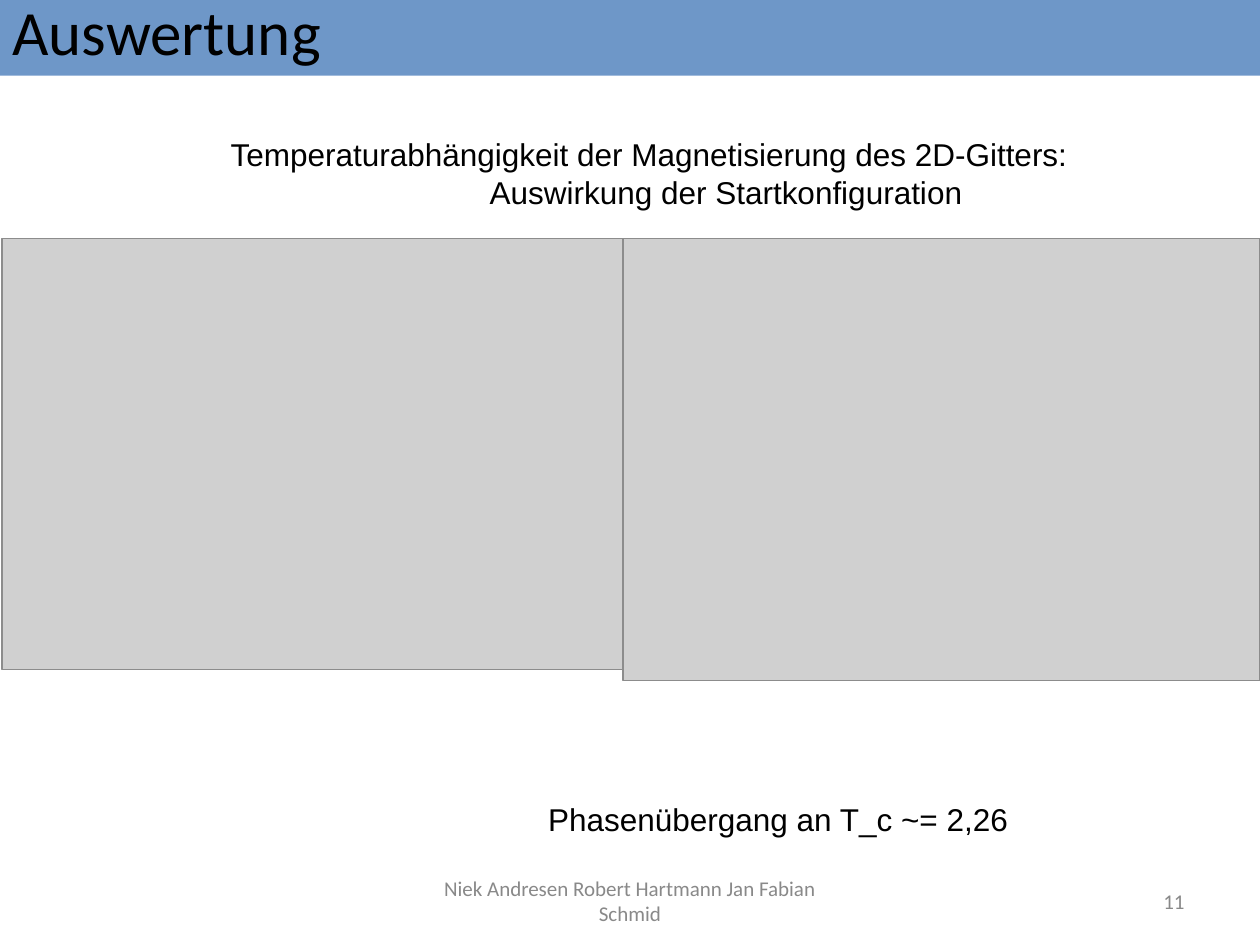
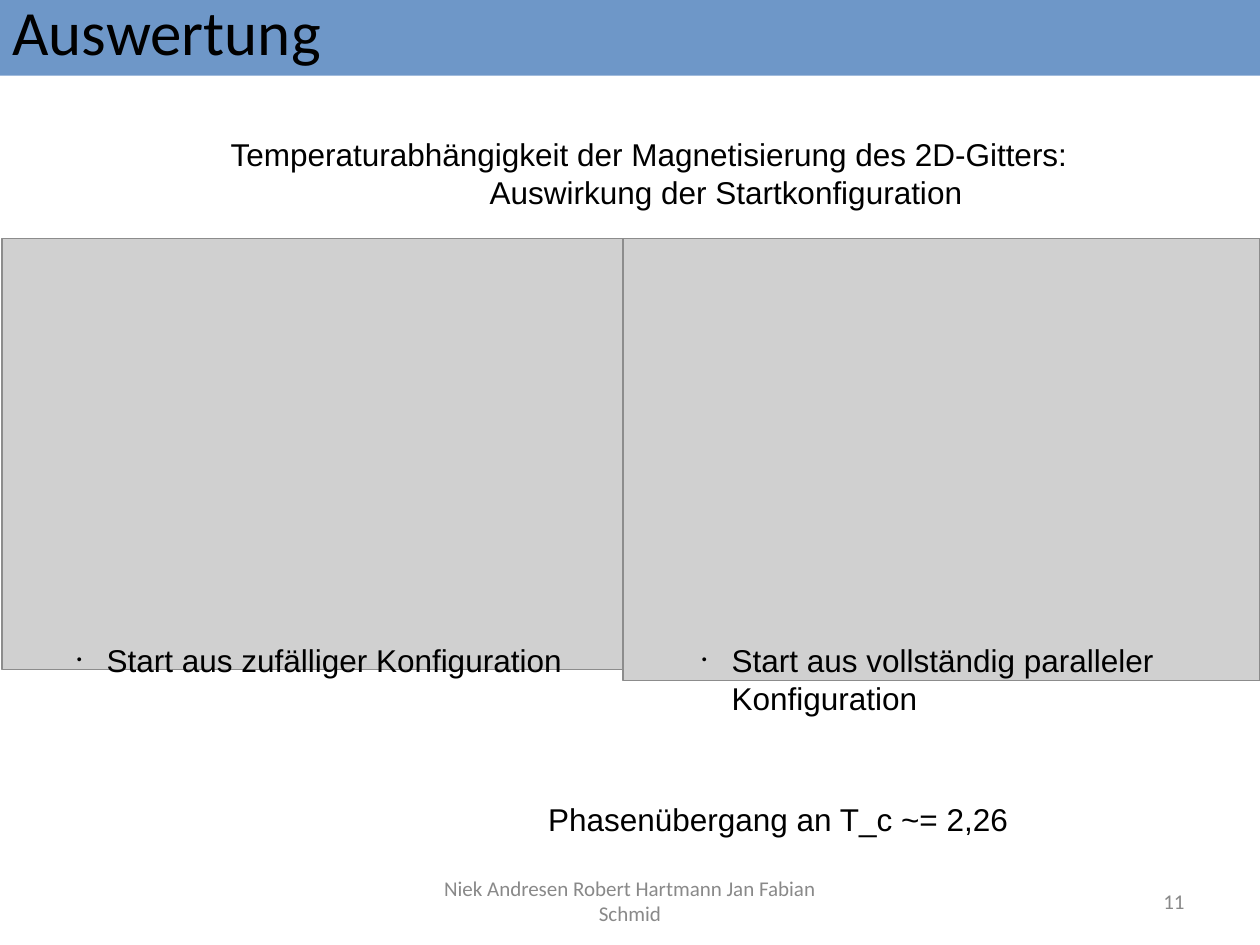
Before and after one commit to Fabse92/ising, a slide deck: slide 11 of Ausarbeitung/IsingModell+auswertung_versuch2.odp. Drawn at 1260x945 pixels with LibreOffice and Linux fonts; fonts in the diff are those of the drawing; grey boxes stand for pictures. Boxes give left, top, right and bottom in pixels: in the first picture for what was removed or moved away, otherwise in the second. Text is boxed around its words. In the diff, an @@ line names an element or a change of style, - is before the commit and + after.

```diff
--- a/Ausarbeitung/IsingModell+auswertung_versuch2.odp
+++ b/Ausarbeitung/IsingModell+auswertung_versuch2.odp
@@ text added at [107, 649, 562, 678], 18 pt, text #000000 @@
+• Start aus zufälliger Konfiguration
@@ text added at [732, 649, 1154, 716], 18 pt, text #000000 @@
+• Start aus vollständig paralleler Konfiguration
```
Also in this commit, not shown: 4 other slides changed.
